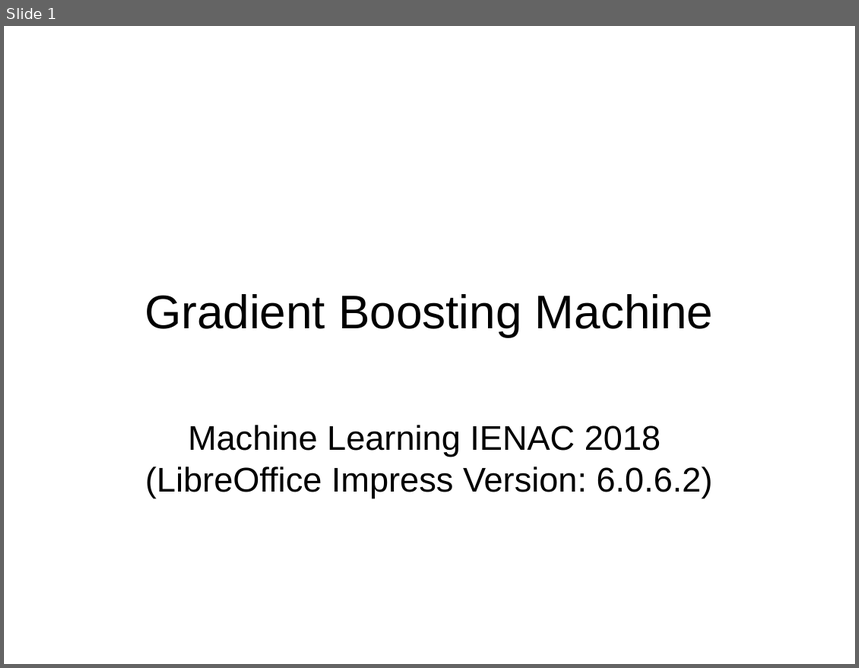
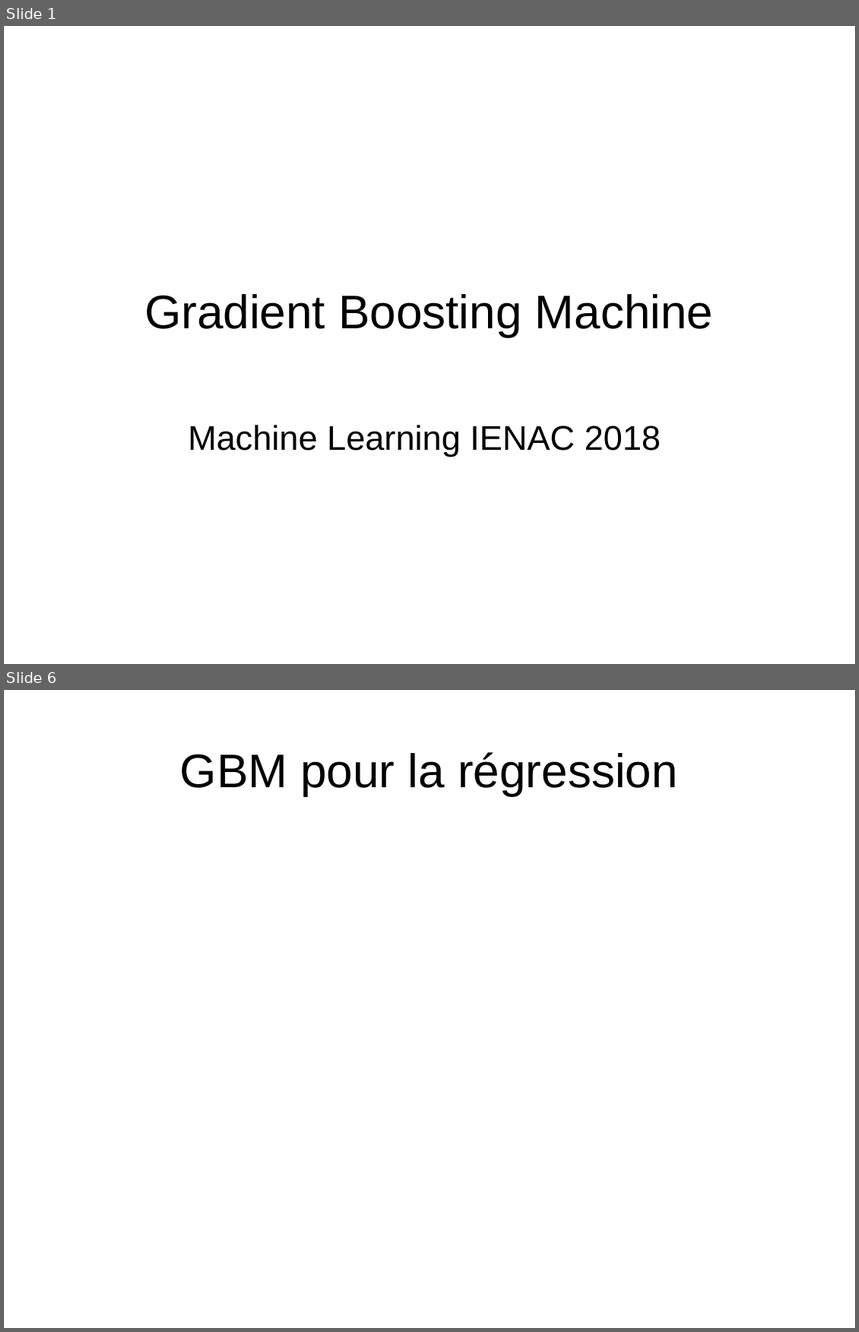
Before and after one commit to kad15/GBM, a slide deck: GBM_andreas.odp. Shown one above the other, each under a label of ours: slide 1 before the commit, slides 1 and 6 after it; the slides between them are not shown. The pictures are 859x668 and 859x1332 pixels, drawn with LibreOffice and Linux fonts; fonts in the diff are those of the drawing; background and template pictures are left out. Boxes give left, top, right and bottom in pixels: in the first picture for what was removed or moved away, otherwise in the second. Text is boxed around its words. In the diff, an @@ line names an element or a change of style, - is before the commit and + after.

```diff
--- a/GBM_andreas.odp
+++ b/GBM_andreas.odp
@@ slide 6 added at (4, 690, 855, 1328), background #FFFFFF @@
@@ title added at (180, 752, 678, 796), 44 pt, text #000000 @@
+GBM pour la régression
@@ slide 1 changed as well @@
@@ subtitle at (145, 467, 713, 498): paragraph removed @@
-(LibreOffice Impress Version: 6.0.6.2)
```
Also in this commit, not shown: 6 other slides added, 3 slides removed, 2 other files.
